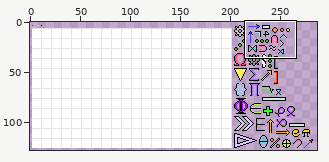
Two states of a sprite sheet, core/assets/textures/textures.png. The first picture is a wide view before the edit; the outline marks the close-up.
Close-up. Old version:
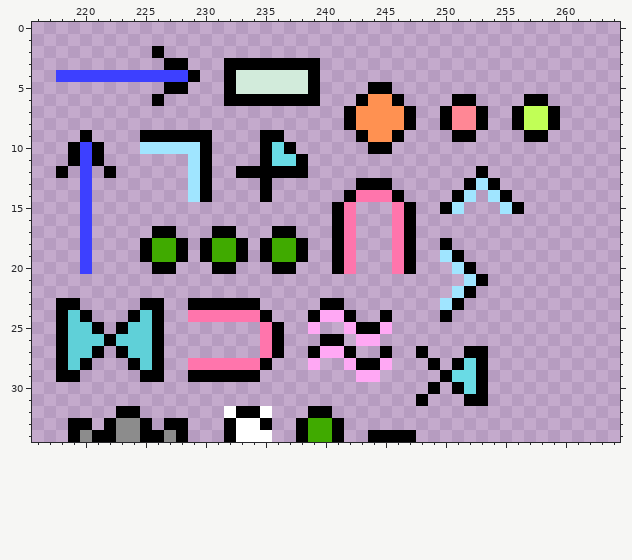
The file is 512x128 pixels. Colours within 5 levels of each other are drawn and written as one. Shown: x 216..264, y 0..34. The wide view leaves out empty margins. The commit also changed other parts of the picture, which this record leaves out.
The result:
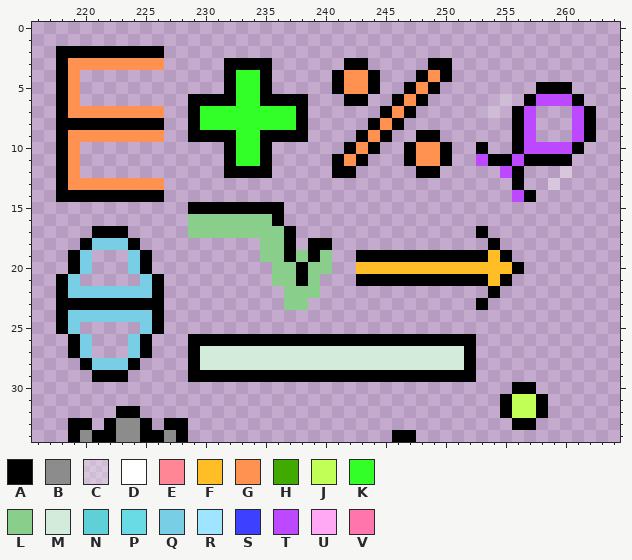
Palette (. is transparent): A #000000  B #8c8c8c  C #ffffff55  D #ffffff  E #ff8795  F #ffbd26  G #ff9151  H #40aa00  J #c1ff56  K #32ff28  L #8ace8b  M #d2ebdb  N #5fd0d8  P #69dbe5  Q #77cee5  R #a0e5ff  S #3d40ff  T #bc49ff  U #ffa8f4  V #ff75ac
Changes in this commit:
Changed rows in their new state; - is an unchanged pixel.
first column x 218:
 2 AAAAAAAA-------------------------------------
 3 AGGGGGGGG..-------....--AA-----AA------------
 4 AG..........---KKA....-AGGA---AGA------------
 5 AG-------..----KKA....-AGG-.-AGA--------AAA--
 6 AG------.--AAA-KK----.--A-..-GA--..--C--TTTA-
 7 AGGGGGGGG--AKKKKKKKKA---...A----....C--T..-TA
 8 AAAAAAAAA--AKKKKKKKKA---..A-A.--....---T..-TA
 9 AGGGGGGGG..--AAKK--AA------A.-AA-..---AT.--TA
10 AG..---......-AKK-..----AG-.-AGGA--A--ATTTTA-
11 AG..-------..-AKK-...--AGA---AGGA--TAATAAAA--
12 -G.-.------..-A---...--AA-----AA---.-TA---C--
13 AGGGGGGGG--..----.-------...------...-A--C---
14 AAAAAAAAA--..----.------.....----..-..TA-----
15 --.--------AAAAAAAA----..---..--..---..------
16 --.--------LLLLLLLA----..---..---------------
17 --.AAA--..-LLLLLLLL----..---..-----A---------
18 --AQQQA....-....-LLA.AA..---..--.---A--------
19 -AQ---Q-...-....-LLALAL..AAAA-AAA-AAFA-------
20 -AQ---QA..---..---LLALL..FFFFFFFFFFFFFA------
21 AQ-----QA---------LLAL---AAAAAAAAAA-FA-------
22 AQQQQQQQA----------LLL-----------..-A--------
23 --AAAAA----......--LL-..--------..-A---------
24 -QQQQQQQ---.......---....--.----.------------
25 -Q..-..Q---------..--.--....-----------------
26 .AQ...QA.--AAAAAAA-AAA--AAAAAAAAAAA----------
27 .AQ.-.QA.--AMMMMMMMMMMMMMMMMMMMMMM-.---------
28 ..-QQQ-..--AMMMMMMMMMMMMMMMMMMMMMMA.---------
29 ..-AAA-..--------AAAAAAAAAAAAAAA-AA.---------
30 -------------------------------.-...--AA-----
31 ------------------------------.---..-AJJA----
32 --------------....---..--------------AJJA----
33 --------------....--....--------------AA-----
34 --------------....--....--..-----------------
